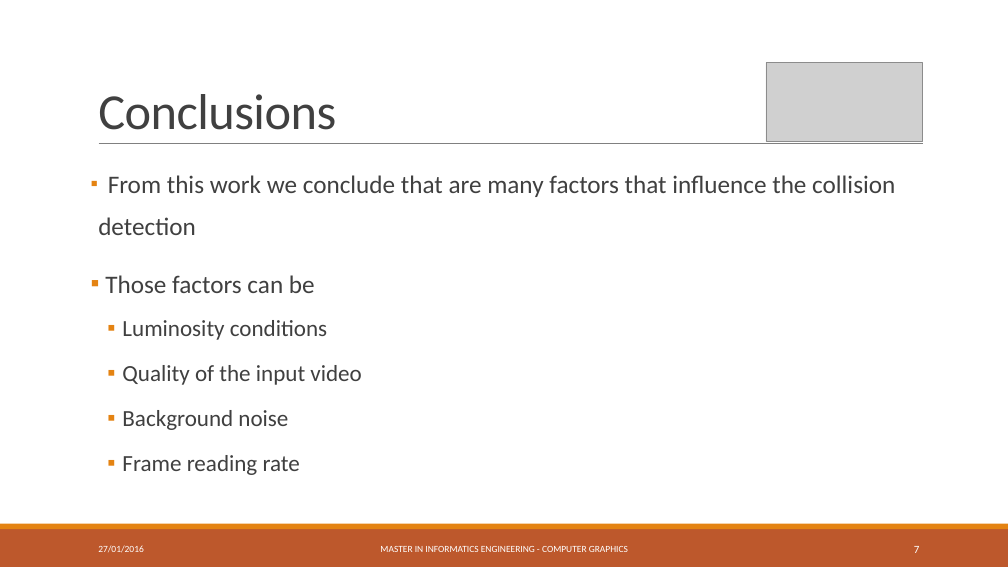
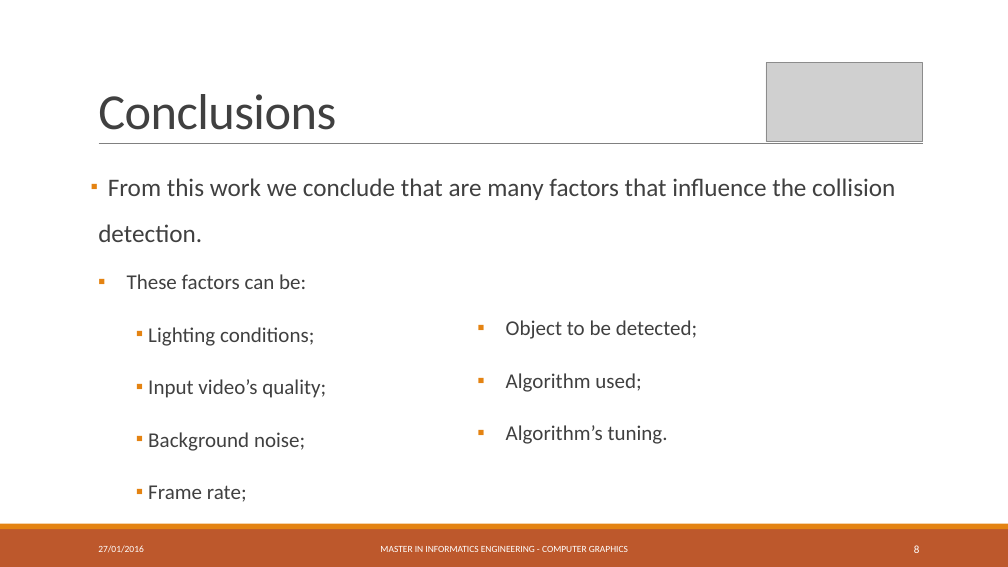
Before and after one commit to RafaelAnt/Trabalho_VpC, a slide deck: slide 8 of Presentation.pptx (slide 7 before the commit). Drawn at 1008x567 pixels with LibreOffice and Linux fonts; fonts in the diff are those of the drawing; grey boxes stand for pictures. Boxes give left, top, right and bottom in pixels: in the first picture for what was removed or moved away, otherwise in the second. Text is boxed around its words. In the diff, an @@ line names an element or a change of style, - is before the commit and + after.

Commit message:
Tuning the presentation!

```diff
--- a/Presentation.pptx
+++ b/Presentation.pptx
@@ text at bbox=[98, 178, 895, 242]: text changed @@
-▪ From this work we conclude that are many factors that influence the collision detection
-▪ Those factors can be
-  ▪ Luminosity conditions
-  ▪ Quality of the input video
-  ▪ Background noise
-  ▪ Frame reading rate
+▪ From this work we conclude that are many factors that influence the collision detection.
@@ text added at bbox=[127, 274, 326, 502], 20 pt, text #404040 @@
+▪ These factors can be:
+  ▪ Lighting conditions;
+  ▪ Input video’s quality;
+  ▪ Background noise;
+  ▪ Frame rate;
@@ text added at bbox=[506, 320, 698, 444], 20 pt, text #404040 @@
+  ▪ Object to be detected;
+  ▪ Algorithm used;
+  ▪ Algorithm’s tuning.
@@ page number at bbox=[914, 545, 920, 553]: text changed @@
-7
+8
```
Also in this commit, not shown: 3 other slides changed, 1 slide added.
